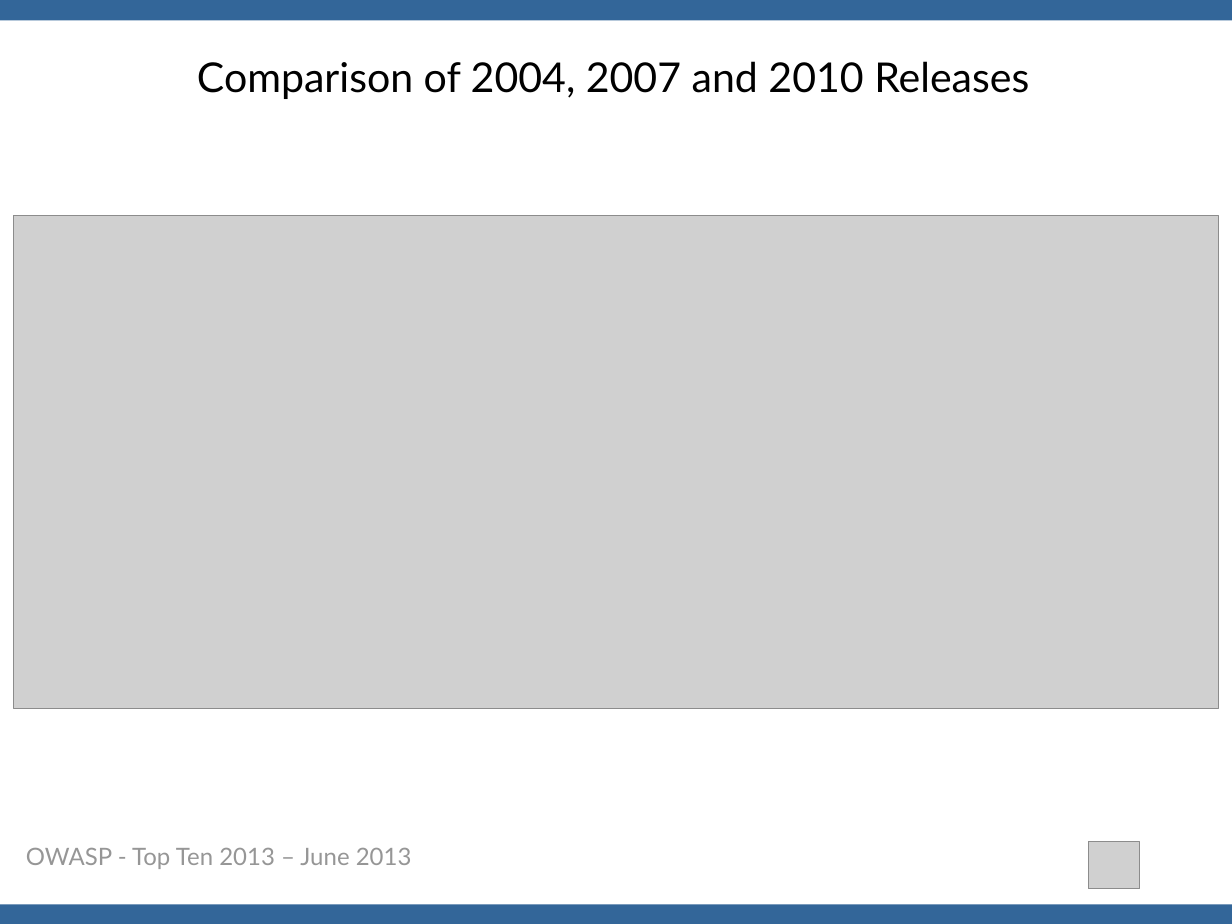
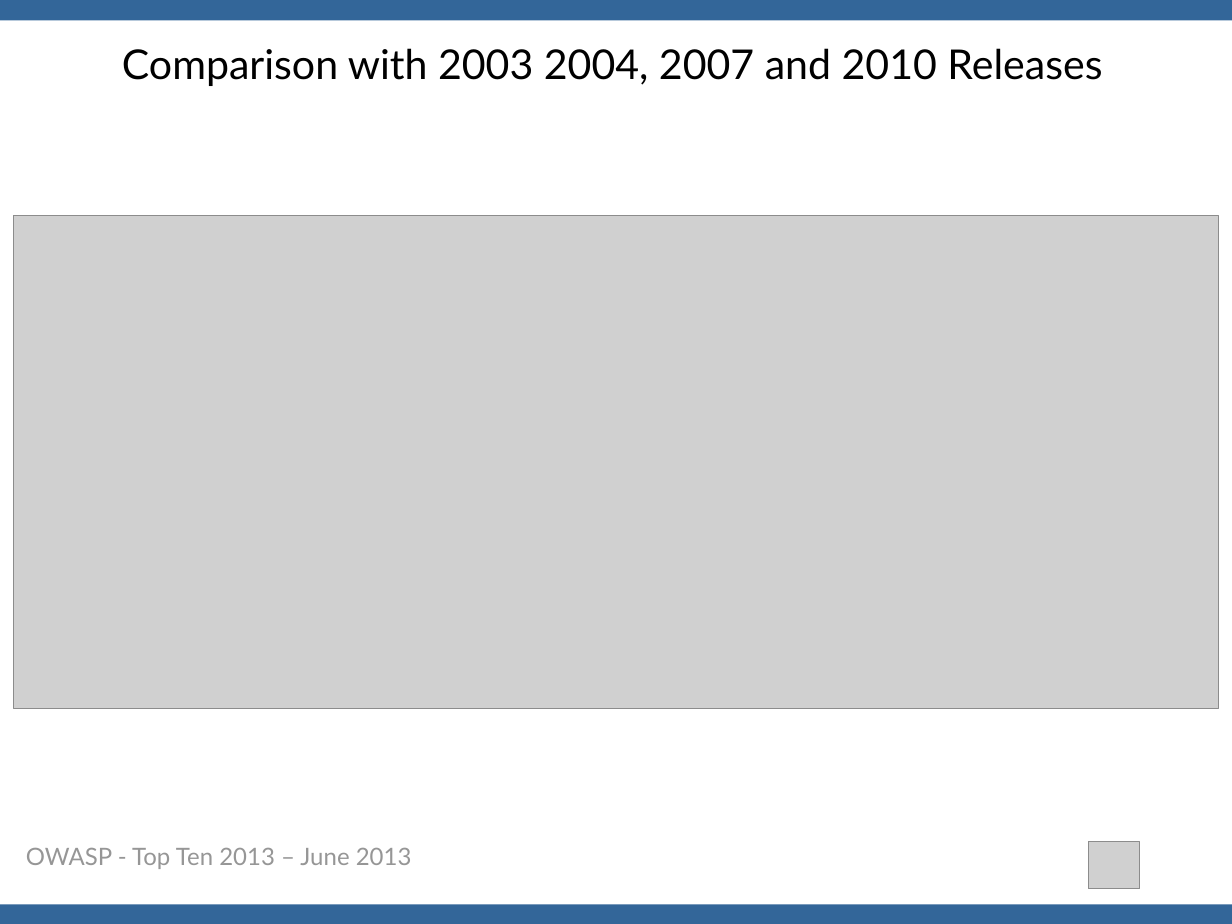
Before and after one commit to OWASP/OWASP-Top-10, a slide deck: slide 10 of 2013/Presentations/OWASP Top 10 - 2013 - Presentation - Christian Heinrich.ppt. Drawn at 1232x924 pixels with LibreOffice and Linux fonts; fonts in the diff are those of the drawing; grey boxes stand for pictures. Boxes give left, top, right and bottom in pixels: in the first picture for what was removed or moved away, otherwise in the second. Text is boxed around its words. In the diff, an @@ line names an element or a change of style, - is before the commit and + after.

```diff
--- a/2013/Presentations/OWASP Top 10 - 2013 - Presentation - Christian Heinrich.ppt
+++ b/2013/Presentations/OWASP Top 10 - 2013 - Presentation - Christian Heinrich.ppt
@@ title at (x1=122, y1=48, x2=1102, y2=86): text changed @@
-Comparison of 2004, 2007 and 2010 Releases
+Comparison with 2003 2004, 2007 and 2010 Releases
```
Also in this commit, not shown: 1 slide added, 3 other files.
